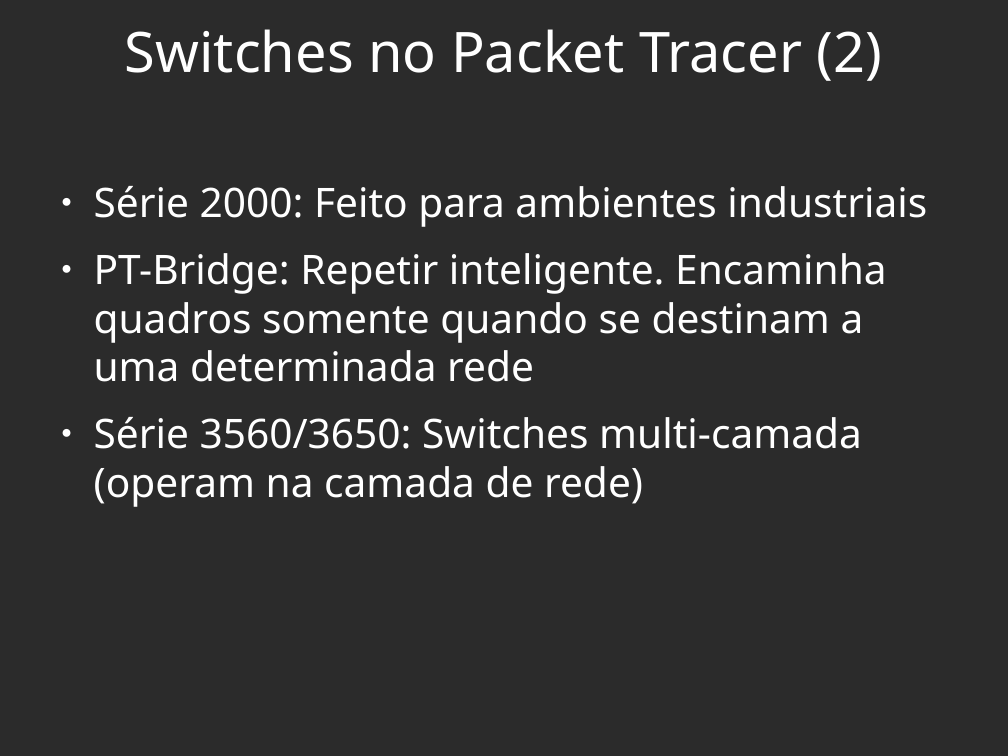
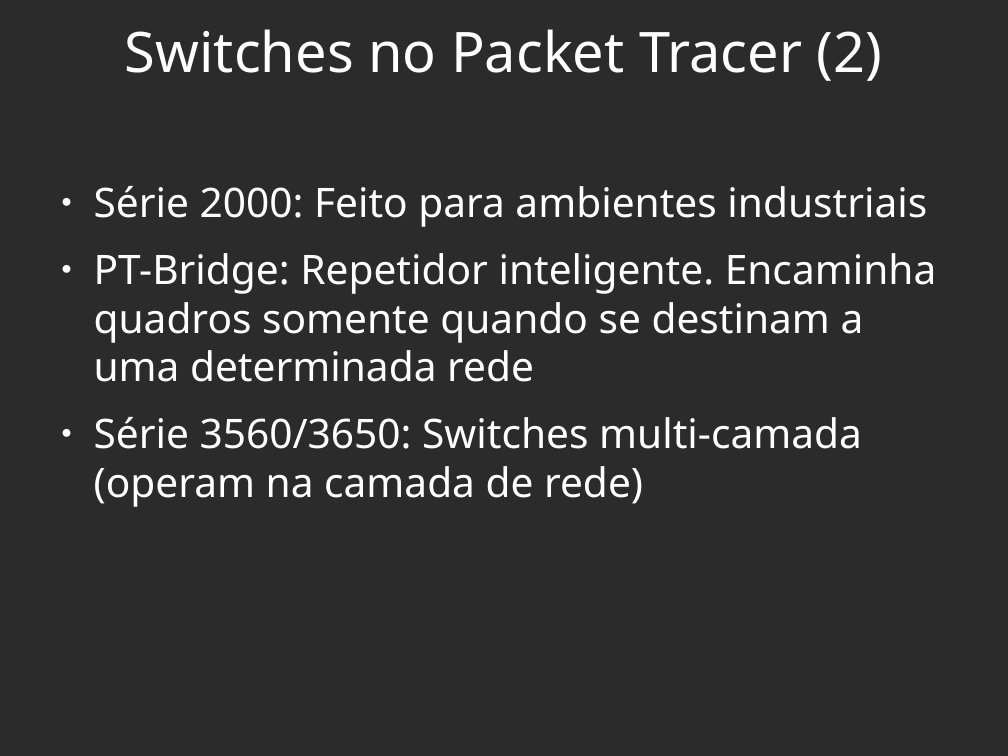
Before and after one commit to viniciusalveshax/aulas, a slide deck: slide 6 of redes-2/pdf06-switches2/pdf06-switches2.odp. Drawn at 1008x756 pixels with LibreOffice and Linux fonts; fonts in the diff are those of the drawing; background and template pictures are left out; a plain dark background stands for a picture behind light text. Boxes give left, top, right and bottom in pixels: in the first picture for what was removed or moved away, otherwise in the second. Text is boxed around its words. In the diff, an @@ line names an element or a change of style, - is before the commit and + after.

```diff
--- a/redes-2/pdf06-switches2/pdf06-switches2.odp
+++ b/redes-2/pdf06-switches2/pdf06-switches2.odp
@@ text at [94,253,937,382]: text changed @@
-● PT-Bridge: Repetir inteligente. Encaminha quadros somente quando se destinam a uma determinada rede
+● PT-Bridge: Repetidor inteligente. Encaminha quadros somente quando se destinam a uma determinada rede
```
Also in this commit, not shown: 5 other files.
